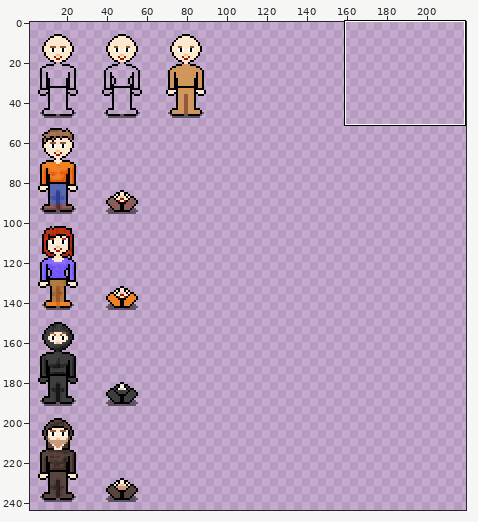
File history of a sprite sheet, SnapEncountersContent/Sprites.png. The first picture is a wide view before the edit; the outline marks the close-up.
Close-up. Before the edit:
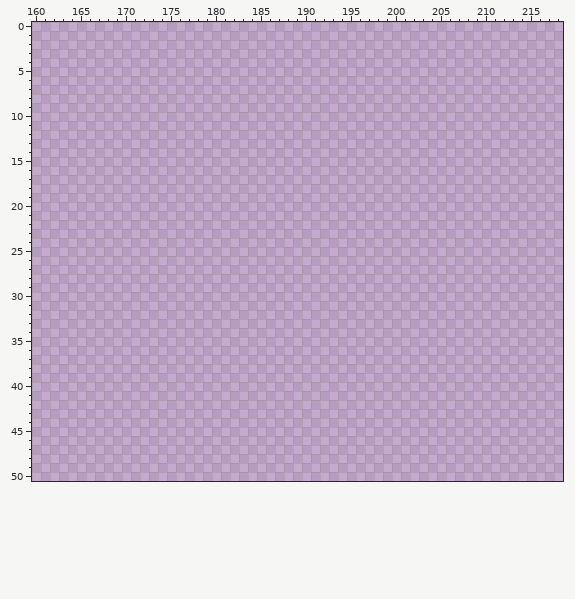
The file is 320x320 pixels. Colours within 5 levels of each other are drawn and written as one. Shown: x 160..218, y 0..50. The wide view leaves out empty margins.
And afterwards:
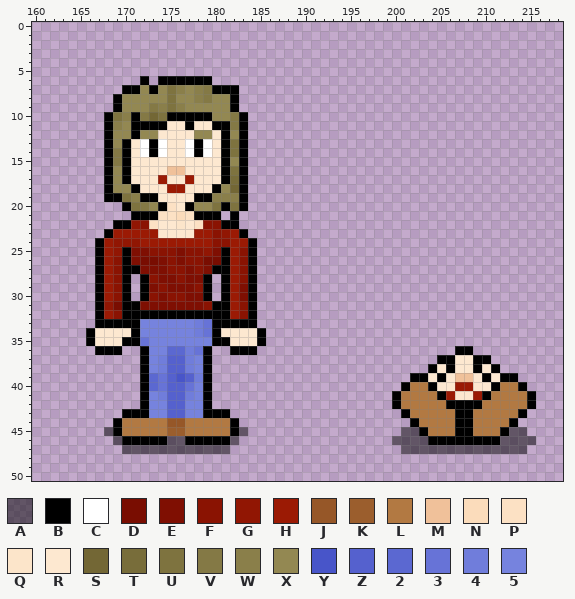
Palette (. is transparent): A #0000007f  B #000000  C #ffffff  D #790d01  E #7f0f02  F #8a1302  G #911603  H #9b1a04  J #965728  K #9b5e2d  L #b27942  M #f0c19a  N #fbdcbb  P #fce1c4  Q #fce5ca  R #fde8d0  S #736735  T #786d3a  U #7e733f  V #847945  W #8a7f4a  X #938852  Y #4855c9  Z #5561ce  2 #5b68d1  3 #6773d7  4 #707ddb  5 #7683de
Edits made:
@@ x 160..218 @@
  5 ...........................................................
- 6 ...........................................................
- 7 ...........................................................
- 8 ...........................................................
- 9 ...........................................................
-10 ...........................................................
-11 ...........................................................
-12 ...........................................................
-13 ...........................................................
-14 ...........................................................
-15 ...........................................................
-16 ...........................................................
-17 ...........................................................
-18 ...........................................................
-19 ...........................................................
-20 ...........................................................
-21 ...........................................................
-22 ...........................................................
-23 ...........................................................
-24 ...........................................................
-25 ...........................................................
-26 ...........................................................
-27 ...........................................................
-28 ...........................................................
-29 ...........................................................
-30 ...........................................................
-31 ...........................................................
-32 ...........................................................
-33 ...........................................................
-34 ...........................................................
-35 ...........................................................
-36 ...........................................................
-37 ...........................................................
-38 ...........................................................
-39 ...........................................................
-40 ...........................................................
-41 ...........................................................
-42 ...........................................................
-43 ...........................................................
-44 ...........................................................
-45 ...........................................................
-46 ...........................................................
-47 ...........................................................
+ 6 ............B.BBBBBB.......................................
+ 7 ..........BBXBXUWXWVBBB....................................
+ 8 .........BXXXXXUXXWVXXB....................................
+ 9 .........BXXXVWUWXXXXXB....................................
+10 ........BUWBVSUBBBBBXXVB...................................
+11 ........BWXBBBBRRBRRBBVB...................................
+12 ........BXXBXXRRRRXXRBXB...................................
+13 ........BXBRCBCRRCBCRBUB...................................
+14 ........BVBRCBCRRCBCRBUB...................................
+15 ........BVBRRRRRRRRRRBXB...................................
+16 ........BXBRRRRMMRRRRBUB...................................
+17 ........BXBRRRHRRHRRRBTB...................................
+18 ........BXXBRRRHHRRRBXSB...................................
+19 ........BBUWBBRRRRBBWWWB...................................
+20 ..........BUVXBPRBXXUBUB...................................
+21 ...........BBBPPNPBBB.B....................................
+22 .........BBGFPRRQRPFFBB....................................
+23 ........BHHHHHRRRRHHFGHB...................................
+24 .......BHGGGHHHHHHHHFFHHB..................................
+25 .......BHGBEEFFFEFFGEBHFB..................................
+26 .......BHFBEDDEFEFFDDBHFB..................................
+27 .......BHFBBEEEFFEFEBBHFB..................................
+28 .......BHFB.BFEEFEEB.BHFB..................................
+29 .......BHFB.BEFEEEFB.BHEB..................................
+30 .......BHFB.BFEFFEEB.BHEB..................................
+31 .......BGDBBEEEEEEEFBBHFB..................................
+32 .......BHFBBBBBBBBBBBBHFB..................................
+33 .......BBBBB55555543BBBBB..................................
+34 ......BRRRRB55555543BRRRRB.................................
+35 ......BRRRBB35555555BBRRRB.................................
+36 .......BBB..B552243B..BBB......................BB..........
+37 ............B54ZZ45B.........................BBRRBB........
+38 ............B54ZZ45B........................BRBRRBRB.......
+39 ............B23ZYZ4B......................BBRBRMMRBRBB.....
+40 ............B23ZZ35B.....................BLLBRRHHRRBLLB....
+41 ............B54ZZ45B....................BLLLLBHRRHBLLLLB...
+42 ............B55ZZ55B....................BLLLLLBBBBLLLLLB...
+43 ..........BBB55ZZ55BBB...................BLLLLLBBLLLLLB....
+44 .........BLLLLLJJLLLLLB...................BLLLLBBLLLLB.....
+45 ........ABLLLLLKKLLLLLBA.................AABLLLBBLLLBAA....
+46 .........ABBBBBAABBBBBA.................AAAABBBBBBBBAAAA...
+47 ..........AAAAAAAAAAAA...................AAAAAAAAAAAAAA....
 48 ...........................................................
Changed places in both close-ups, as pixel boxes (x1, y1, x2, y2):
added: (86, 76, 266, 454)
added: (392, 346, 536, 454)
